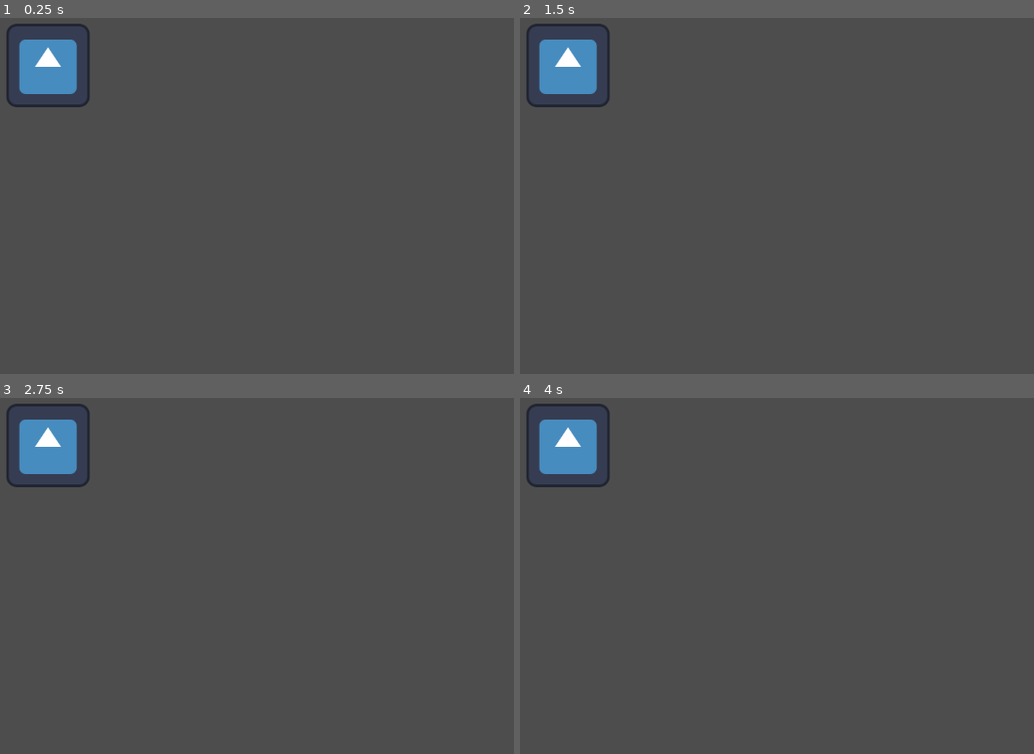
Above: before the commit, frames 1-4 (two rows, left to right).
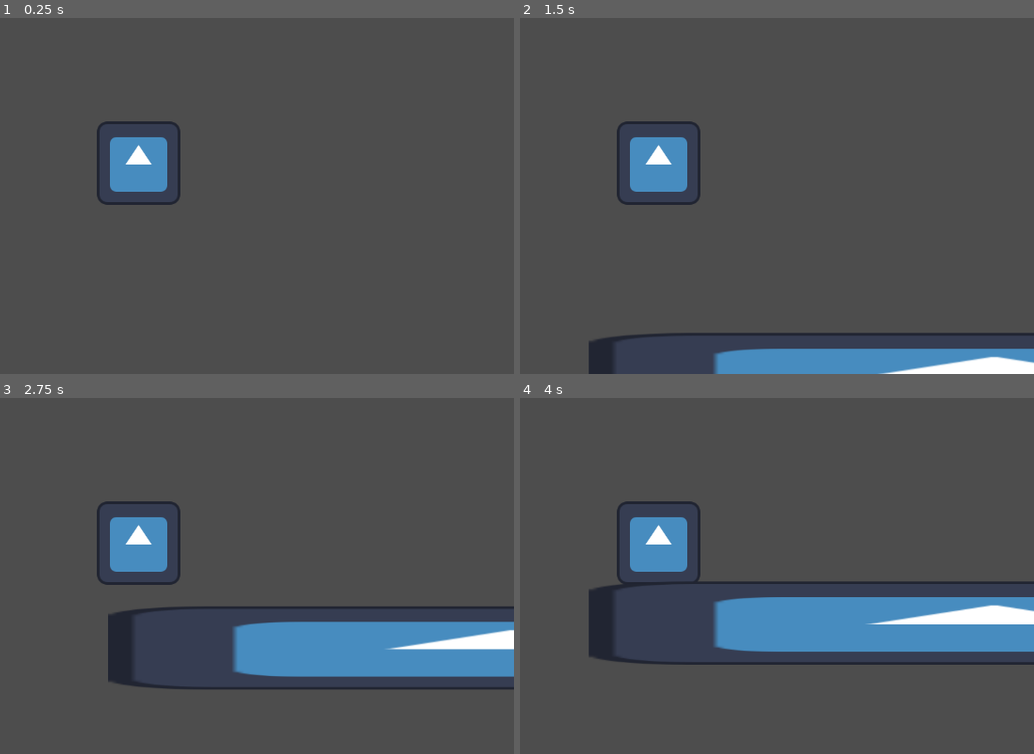
Above: after the commit, the same moments.

Repository: ByteBitesDev/Rustic-Artifacts
Game: Godot game, scene res://Scene/main.tscn
Two runs of this game, one before a commit and one after it. Both use one fixed random seed, a clock stepped at 60 frames per second and the inputs below. Before the commit the project has no main scene; this scene is started directly in both runs. The engine's default icon, where the game draws it, is replaced by a stand-in: a white triangle on a blue panel in a dark square.
Inputs:
- Up to frame 1 (0.25 s): no input
- Up to frame 2 (1.5 s): tap A (A, bound only after the commit) at 0.6 s; tap Space (Jump, bound only after the commit) at 0.77, 1.07 s; tap D (D, bound only after the commit) at 0.8, 1.35 s
- Up to frame 3 (2.75 s): tap Space (Jump, bound only after the commit) at 1.52, 1.55, 1.82, 2.1 s; tap A (A, bound only after the commit) at 2.3 s
- Up to frame 4 (4 s): tap A (A, bound only after the commit) at 2.85 s; tap Space (Jump, bound only after the commit) at 3.02, 3.32, 3.77, 3.8 s; tap D (D, bound only after the commit) at 3.05, 3.6 s

The runs differ from the first frame. In frame 1, 4.4% of the frame differs, in the area x 1-36%, y 1-53%; in frame 2, 10%; in frame 3, 15%; in frame 4, 16%, in the area x 1-100%, y 1-75%.

Commit message:
Basic Player Movement

Diff:
--- a/rustic-artifacts/Scene/main.tscn
+++ b/rustic-artifacts/Scene/main.tscn
@@ -1,9 +1,38 @@
 [gd_scene format=3 uid="uid://bh1u8j13a5ogm"]
 
 [ext_resource type="Texture2D" uid="uid://6rji64kqri40" path="res://icon.svg" id="1_f6udf"]
+[ext_resource type="Script" uid="uid://bwrkq45xe86kb" path="res://Scene/player.gd" id="1_sblpm"]
+
+[sub_resource type="RectangleShape2D" id="RectangleShape2D_r34rm"]
+size = Vector2(125, 128)
+
+[sub_resource type="RectangleShape2D" id="RectangleShape2D_2wwxx"]
+size = Vector2(1230.5, 20)
 
 [node name="Main" type="Node2D" unique_id=215612311]
 
-[node name="temp" type="Sprite2D" parent="." unique_id=1652242999]
-position = Vector2(437, 174)
+[node name="CharacterBody2D" type="CharacterBody2D" parent="." unique_id=1873406222]
+script = ExtResource("1_sblpm")
+speed = 750.0
+jump_velocity = -1000.0
+
+[node name="temp" type="Sprite2D" parent="CharacterBody2D" unique_id=1652242999]
 texture = ExtResource("1_f6udf")
+
+[node name="CollisionShape2D" type="CollisionShape2D" parent="CharacterBody2D" unique_id=1761451483]
+position = Vector2(1.5, 0)
+shape = SubResource("RectangleShape2D_r34rm")
+
+[node name="Camera2D" type="Camera2D" parent="CharacterBody2D" unique_id=2136849493]
+
+[node name="StaticBody2D" type="StaticBody2D" parent="." unique_id=1961238289]
+
+[node name="Icon" type="Sprite2D" parent="StaticBody2D" unique_id=560537581]
+position = Vector2(575, 642)
+scale = Vector2(9.718751, 1)
+texture = ExtResource("1_f6udf")
+region_rect = Rect2(16.800018, 12.799995, 96, 97.6)
+
+[node name="CollisionShape2D" type="CollisionShape2D" parent="StaticBody2D" unique_id=950899879]
+position = Vector2(579.75, 593)
+shape = SubResource("RectangleShape2D_2wwxx")
--- /dev/null
+++ b/rustic-artifacts/Scene/player.gd
@@ -0,0 +1,33 @@
+extends CharacterBody2D
+@export_category("Player Movement")
+@export var speed : float = 300.0
+@export var walk_haltspeed : float = 300.0
+
+@export var jump_velocity = -400.0
+@export var jump_gravity = 2000
+@export var fall_gravity = 2700
+
+
+func _physics_process(delta: float) -> void:
+	# Add the gravity.
+	if not is_on_floor():
+		# while going up
+		if velocity.y < 0:
+			velocity.y += jump_gravity * delta
+		#while coming down
+		else:
+			velocity.y += fall_gravity * delta
+
+	# Handle jump.
+	if Input.is_action_just_pressed("Jump") and is_on_floor():
+		velocity.y = jump_velocity
+
+	# Get the input direction and handle the movement/deceleration.
+	# As good practice, you should replace UI actions with custom gameplay actions.
+	var direction := Input.get_axis("A", "D")
+	if direction:
+		velocity.x = direction * speed
+	else:
+		velocity.x = move_toward(velocity.x, 0, walk_haltspeed)
+
+	move_and_slide()
--- a/rustic-artifacts/project.godot
+++ b/rustic-artifacts/project.godot
@@ -11,6 +11,7 @@
 [application]
 
 config/name="Rustic Artifacts"
+run/main_scene="uid://bh1u8j13a5ogm"
 config/features=PackedStringArray("4.6", "Forward Plus")
 config/icon="res://icon.svg"
 
@@ -20,6 +21,29 @@
 "res://Scene/": "yellow"
 }
 
+[input]
+
+A={
+"deadzone": 0.2,
+"events": [Object(InputEventKey,"resource_local_to_scene":false,"resource_name":"","device":-1,"window_id":0,"alt_pressed":false,"shift_pressed":false,"ctrl_pressed":false,"meta_pressed":false,"pressed":false,"keycode":0,"physical_keycode":65,"key_label":0,"unicode":97,"location":0,"echo":false,"script":null)
+, Object(InputEventKey,"resource_local_to_scene":false,"resource_name":"","device":-1,"window_id":0,"alt_pressed":false,"shift_pressed":false,"ctrl_pressed":false,"meta_pressed":false,"pressed":false,"keycode":0,"physical_keycode":4194319,"key_label":0,"unicode":0,"location":0,"echo":false,"script":null)
+, Object(InputEventJoypadMotion,"resource_local_to_scene":false,"resource_name":"","device":-1,"axis":0,"axis_value":-1.0,"script":null)
+]
+}
+D={
+"deadzone": 0.2,
+"events": [Object(InputEventKey,"resource_local_to_scene":false,"resource_name":"","device":-1,"window_id":0,"alt_pressed":false,"shift_pressed":false,"ctrl_pressed":false,"meta_pressed":false,"pressed":false,"keycode":0,"physical_keycode":68,"key_label":0,"unicode":100,"location":0,"echo":false,"script":null)
+, Object(InputEventKey,"resource_local_to_scene":false,"resource_name":"","device":-1,"window_id":0,"alt_pressed":false,"shift_pressed":false,"ctrl_pressed":false,"meta_pressed":false,"pressed":false,"keycode":0,"physical_keycode":4194321,"key_label":0,"unicode":0,"location":0,"echo":false,"script":null)
+, Object(InputEventJoypadMotion,"resource_local_to_scene":false,"resource_name":"","device":-1,"axis":0,"axis_value":1.0,"script":null)
+]
+}
+Jump={
+"deadzone": 0.2,
+"events": [Object(InputEventJoypadButton,"resource_local_to_scene":false,"resource_name":"","device":-1,"button_index":0,"pressure":0.0,"pressed":true,"script":null)
+, Object(InputEventKey,"resource_local_to_scene":false,"resource_name":"","device":-1,"window_id":0,"alt_pressed":false,"shift_pressed":false,"ctrl_pressed":false,"meta_pressed":false,"pressed":false,"keycode":0,"physical_keycode":32,"key_label":0,"unicode":32,"location":0,"echo":false,"script":null)
+]
+}
+
 [physics]
 
 3d/physics_engine="Jolt Physics"
Not shown, added: rustic-artifacts/Scene/player.gd.uid
